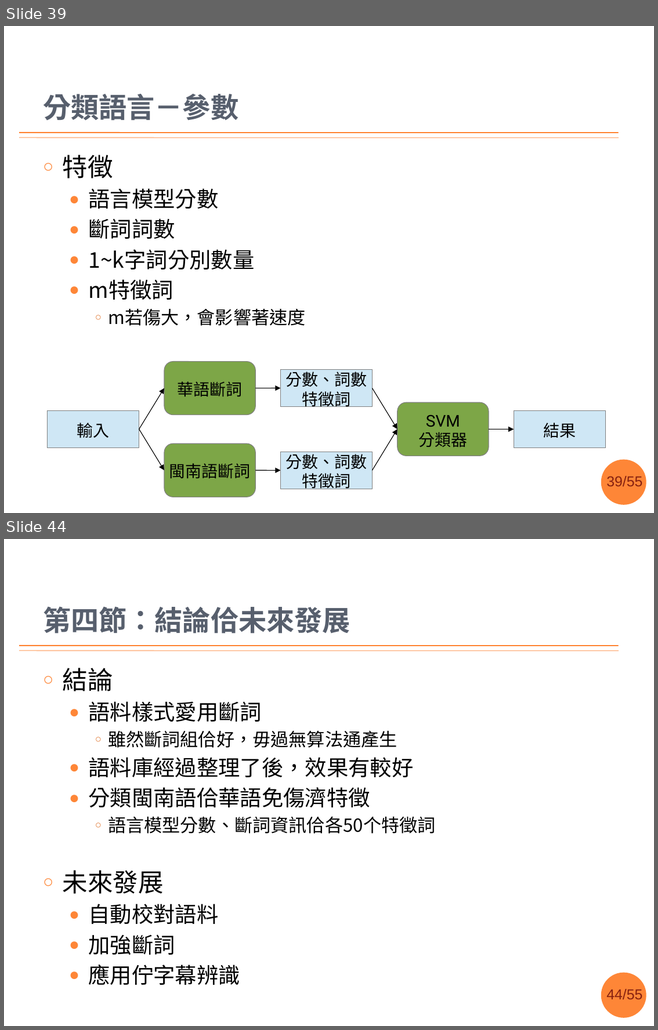
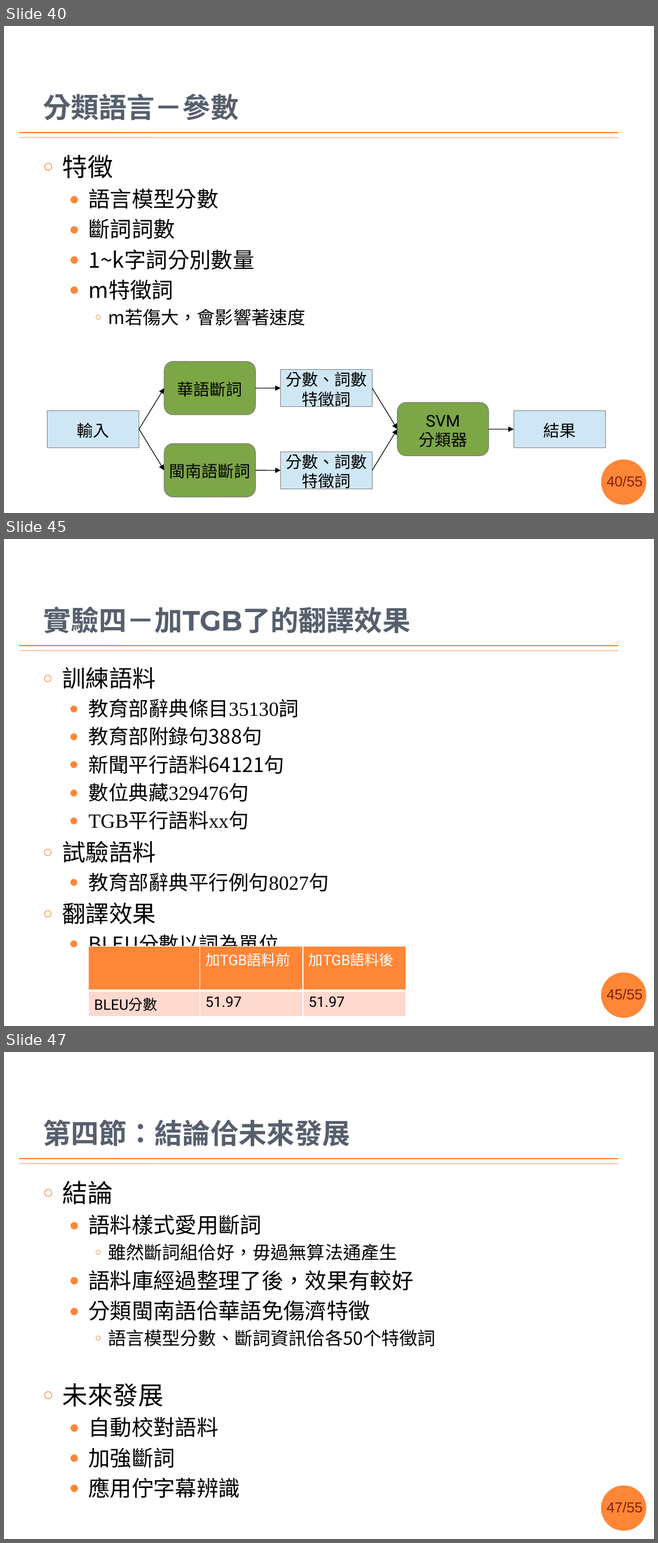
Before and after one commit to sih4sing5hong5/po3-ko3_tau5-iann2-phinn3, a slide deck: 翻譯報告.pptx. Shown one above the other, each under a label of ours: slides 39 and 44 before the commit, slides 40, 45 and 47 after it; the slides between them are not shown. The pictures are 658x1030 and 658x1543 pixels, drawn with LibreOffice and Linux fonts; fonts in the diff are those of the drawing; background and template pictures are left out. Boxes give left, top, right and bottom in pixels: in the first picture for what was removed or moved away, otherwise in the second. Text is boxed around its words. In the diff, an @@ line names an element or a change of style, - is before the commit and + after.

Commit message:
整理好實驗愛做啥物 丞宏

```diff
--- a/翻譯報告.pptx
+++ b/翻譯報告.pptx
@@ slide 45 added at bbox=[4, 539, 654, 1026], background #FFFFFF; not listed: 4 template elements that a slide beside it also shows @@
@@ title added at bbox=[43, 606, 410, 634], 31 pt, text #575F6D, bold @@
+實驗四－加TGB了的翻譯效果
@@ text added at bbox=[63, 667, 329, 957], 22.2 pt, text #000000 @@
+○ 訓練語料
+  ● 教育部辭典條目35130詞
+  ● 教育部附錄句388句
+  ● 新聞平行語料64121句
+  ● 數位典藏329476句
+  ● TGB平行語料xx句
+○ 試驗語料
+  ● 教育部辭典平行例句8027句
+○ 翻譯效果
+  ● BLEU分數以詞為單位
@@ table added at bbox=[89, 946, 406, 1013], 2 rows, 3 columns @@
+ | 加TGB語料前 | 加TGB語料後
+BLEU分數 | 51.97 | 51.97
@@ what was slide 39 is now slide 40 @@
@@ page number at bbox=[606, 476, 642, 487]: text changed @@
-39/55
+40/55
@@ what was slide 44 is now slide 47 @@
@@ page number at bbox=[606, 1502, 642, 1513]: text changed @@
-44/55
+47/55
```
Also in this commit, not shown: 9 slides changed, 2 other slides added.
